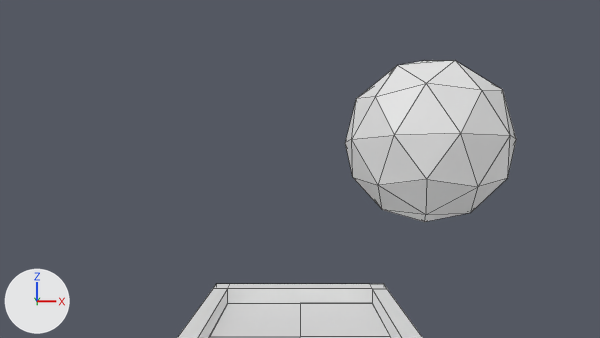
Before and after pictures for a commit that changed the Blender file scenes/Levels/lvl1.blend.
Camera for both pictures: the file's camera 'Camera'. The axes (+X, +Y, +Z) are drawn at lower left. The lights are the same throughout. Mesh edges are drawn as thin lines.

The first picture shows 'Ground', 'Icosphere', 'Wall'.
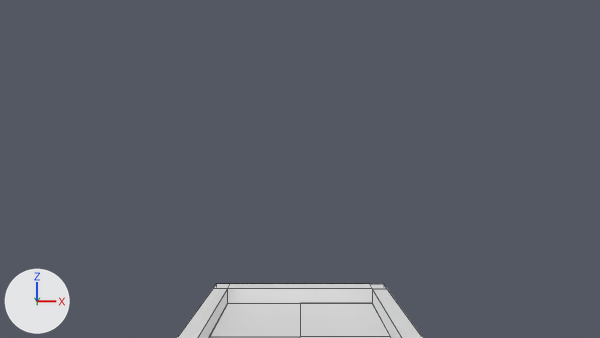
ob_hand is not drawn itself; it is the parent of ob_icosphere.

Changed parts and their boxes [x1, y1, x2, y2] in the pictures (600 x 338 px):
'Icosphere', deleted
    before: [345, 60, 516, 222]

The change, as a diff of the scene's bpy script:
```diff
--- a/scenes/Levels/lvl1.blend.py
+++ b/scenes/Levels/lvl1.blend.py
@@ ob_hand @@
 ob_hand = bpy.data.objects.new('Hand', None)
-ob_hand.location = (0.373, 1.081, 1.933)
+ob_hand.location = (0.423, 0.705, 2.013)
 ob_hand.rotation_euler = (-1.571, 0.0, 0.0)  # degrees (-90, 0, 0)
@@ ob_icosphere @@
-ob_icosphere = bpy.data.objects.new('Icosphere', me_icosphere)
-ob_icosphere.parent = ob_hand
-ob_icosphere.matrix_parent_inverse = Matrix(((1.0, 0.0, 0.0, -0.373), (0.0, 0.0, -1.0, 1.933), (0.0, 1.0, 0.0, -1.081), (0.0, 0.0, 0.0, 1.0)))
-ob_icosphere.location = (0.373, 1.081, 1.933)
-ob_icosphere.scale = (0.241, 0.241, 0.241)
```
